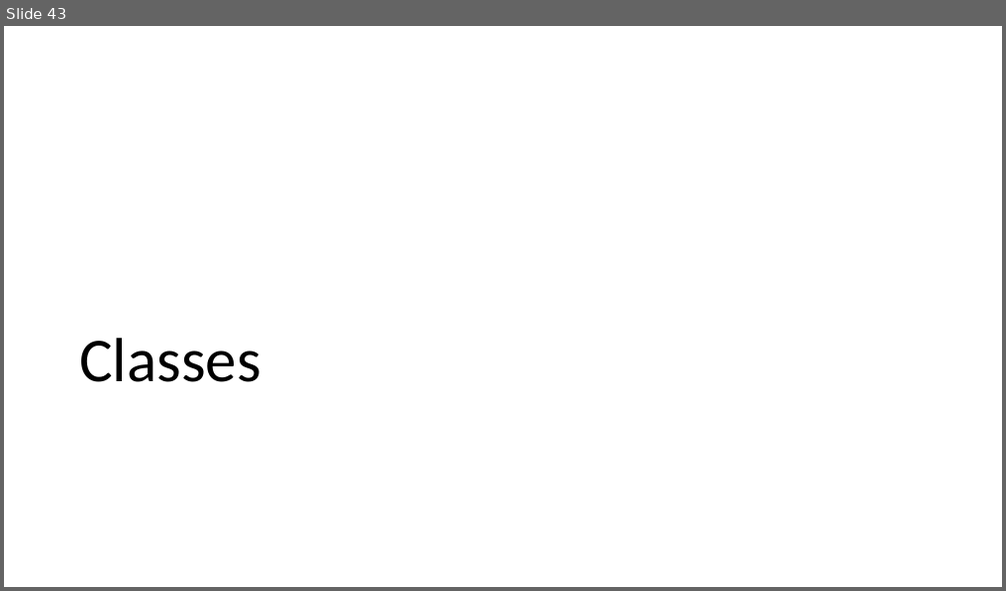
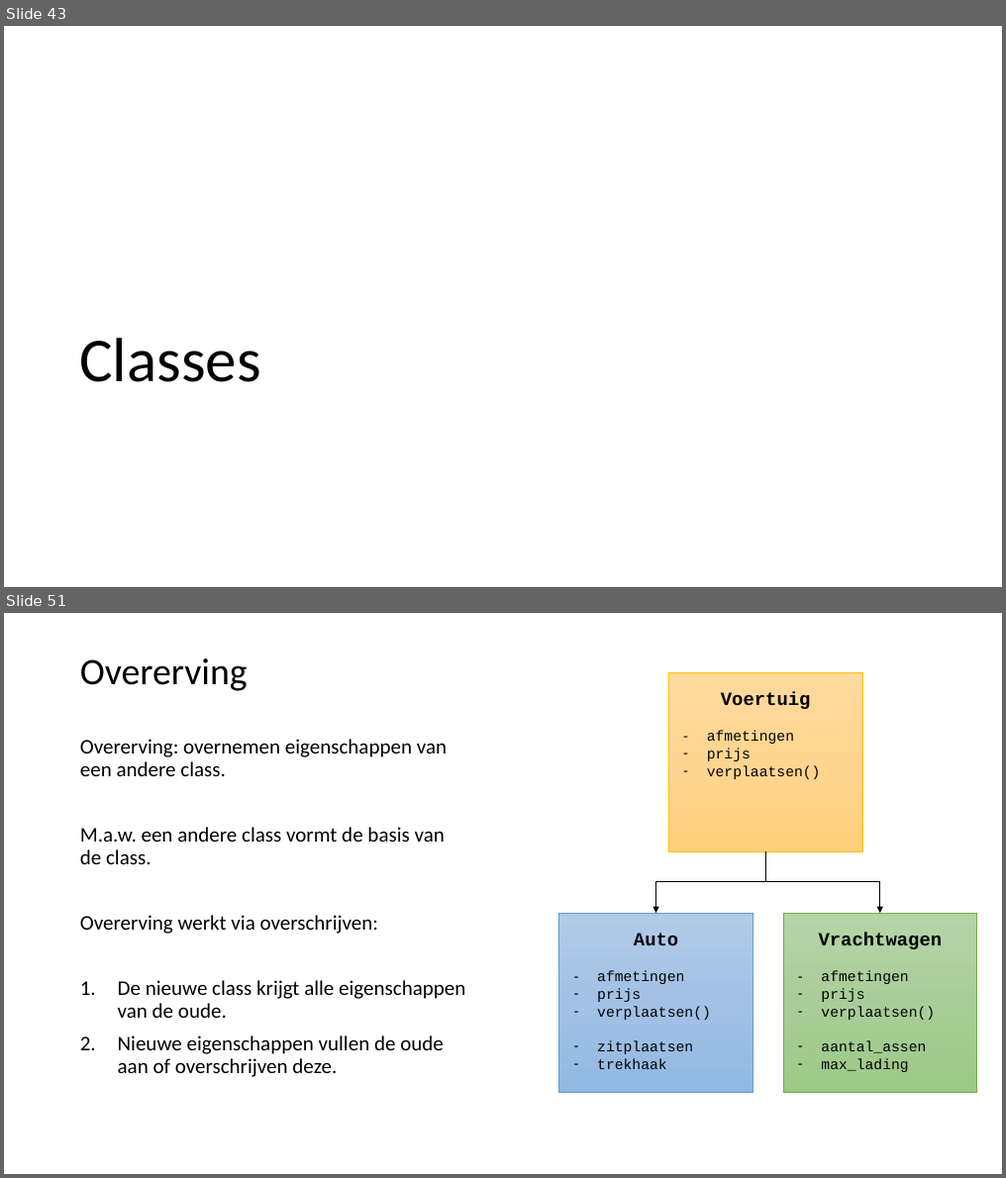
Before and after one commit to LFKoning/knowledge-sharing, a slide deck: python_trainees/1_basics_classes/python_traineeship_1.pptx. Shown one above the other, each under a label of ours: slide 43 before the commit, slides 43 and 51 after it; the slides between them are not shown. The pictures are 1006x591 and 1006x1178 pixels, drawn with LibreOffice and Linux fonts; fonts in the diff are those of the drawing. Boxes give left, top, right and bottom in pixels: in the first picture for what was removed or moved away, otherwise in the second. Text is boxed around its words. In the diff, an @@ line names an element or a change of style, - is before the commit and + after.

```diff
--- a/python_trainees/1_basics_classes/python_traineeship_1.pptx
+++ b/python_trainees/1_basics_classes/python_traineeship_1.pptx
@@ slide 51 added at (4, 613, 1002, 1174), background #FFFFFF @@
@@ title added at (80, 659, 248, 691), 36 pt, text #000000 @@
+Overerving
@@ rectangle added at (668, 672, 862, 851), fill gradient #FFDB9E to #FFD590 to #FFD07C, outline #FFC000 0.5 pt, 14 pt, text #000000 @@
+Voertuig
+– afmetingen
+– prijs
+– verplaatsen()
@@ text added at (80, 739, 465, 1077), 20 pt, text #000000 @@
+Overerving: overnemen eigenschappen van een andere class.
+M.a.w. een andere class vormt de basis van de class.
+Overerving werkt via overschrijven:
+1. De nieuwe class krijgt alle eigenschappen van de oude.
+2. Nieuwe eigenschappen vullen de oude aan of overschrijven deze.
@@ elbow arrow added from (765, 852) to (656, 913), #000000 1 pt @@
@@ elbow arrow added from (765, 852) to (880, 913), #000000 1 pt @@
@@ rectangle added at (559, 913, 753, 1092), fill gradient #B1CBE9 to #A3C1E5 to #93B9E4, outline #5B9BD5 0.5 pt, 14 pt, text #000000 @@
+Auto
+– afmetingen
+– prijs
+– verplaatsen()
+– zitplaatsen
+– trekhaak
@@ rectangle added at (783, 913, 977, 1092), fill gradient #B5D5A7 to #AACE9A to #9CC987, outline #70AD47 0.5 pt, 14 pt, text #000000 @@
+Vrachtwagen
+– afmetingen
+– prijs
+– verplaatsen()
+– aantal_assen
+– max_lading
```
Also in this commit, not shown: 7 slides changed, 4 other slides added, 1 slide removed, 11 other files.
